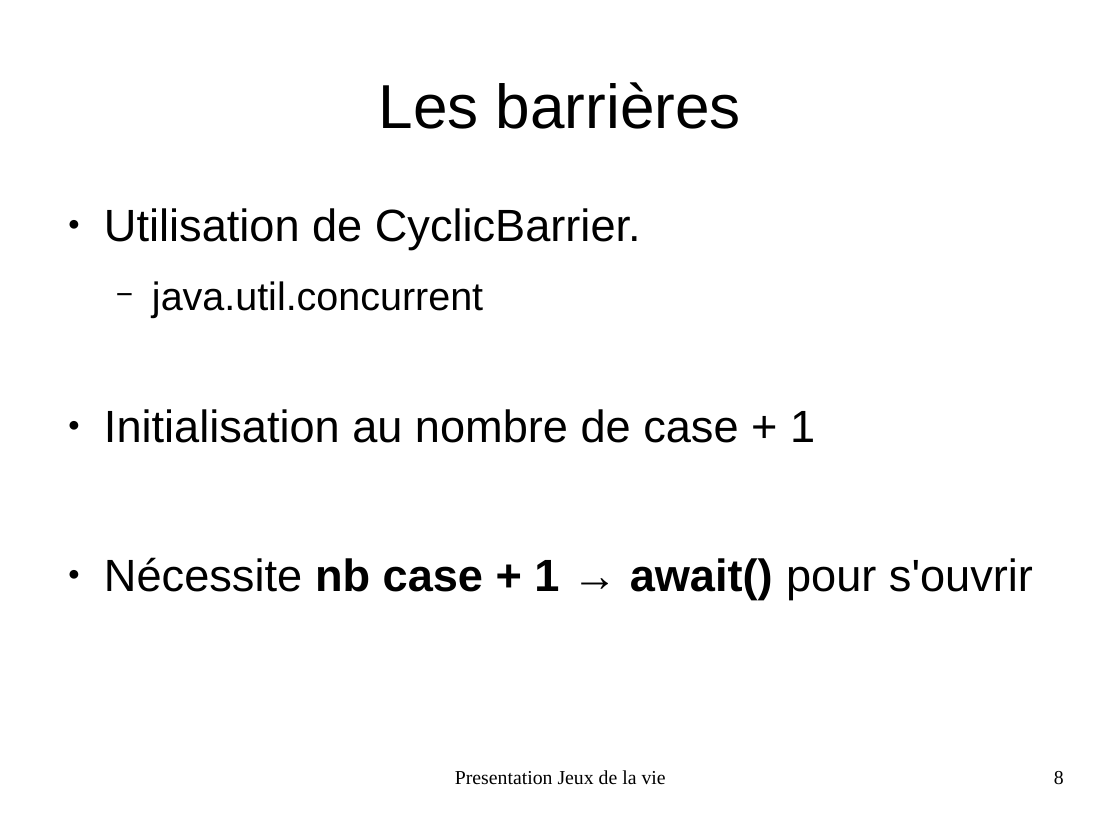
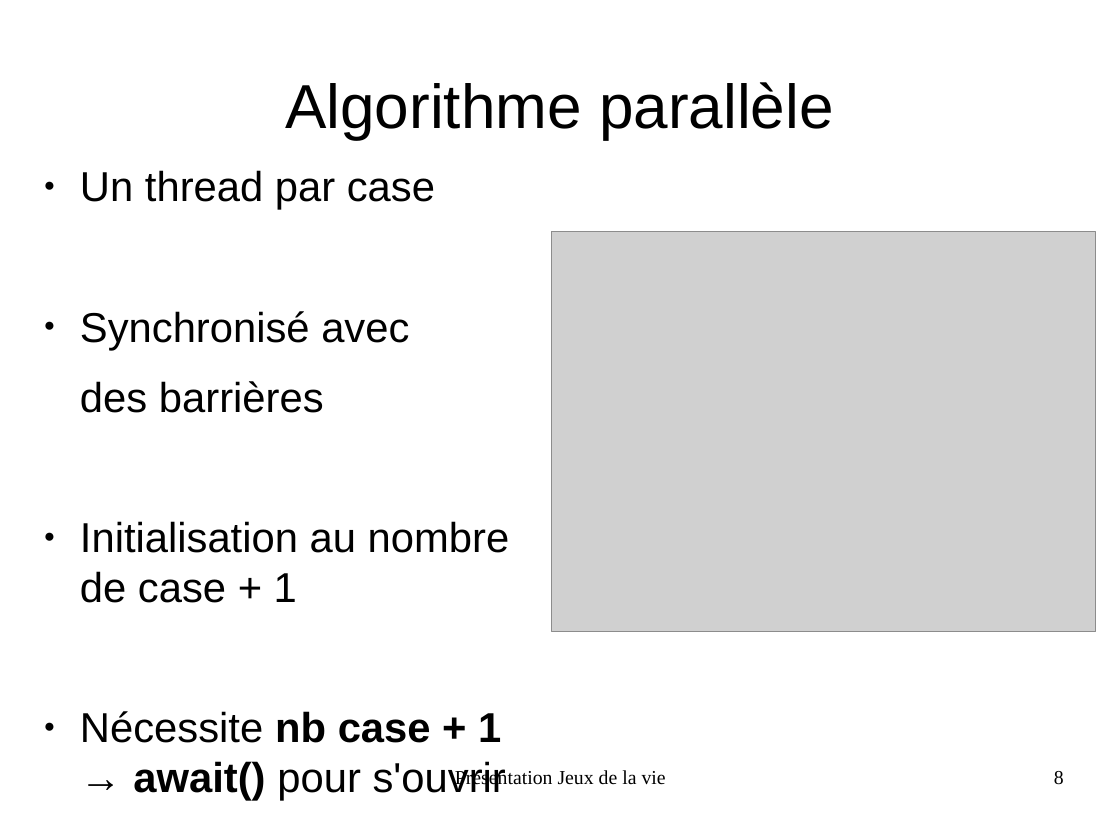
Before and after one commit to FabienInspiron/lifegame, a slide deck: slide 8 of Rapport/Presentation.odp. Drawn at 1120x840 pixels with LibreOffice and Linux fonts; fonts in the diff are those of the drawing; grey boxes stand for pictures. Boxes give left, top, right and bottom in pixels: in the first picture for what was removed or moved away, otherwise in the second. Text is boxed around its words. In the diff, an @@ line names an element or a change of style, - is before the commit and + after.

```diff
--- a/Rapport/Presentation.odp
+++ b/Rapport/Presentation.odp
@@ title at (285, 82, 834, 139): text changed @@
-Les barrières
+Algorithme parallèle
@@ text "Un thread par case": place and size @@
-text "Un thread par case" at (104, 208, 1033, 599)
+text "Un thread par case" at (80, 170, 510, 801)
@@ text at (80, 170, 435, 413): text changed; size 32 to 29.6 pt @@
-● Utilisation de CyclicBarrier.
-  − java.util.concurrent
+● Un thread par case
+● Synchronisé avec
+des barrières
@@ picture added at (552, 232, 1096, 632) @@
@@ text at (80, 521, 510, 801): size 32 to 29.6 pt in "Initialisation au nombre de case + 1", "Nécessite nb case + 1 → await() ..." @@
```
Also in this commit, not shown: 9 other slides changed, 1 slide removed, 1 other file.
